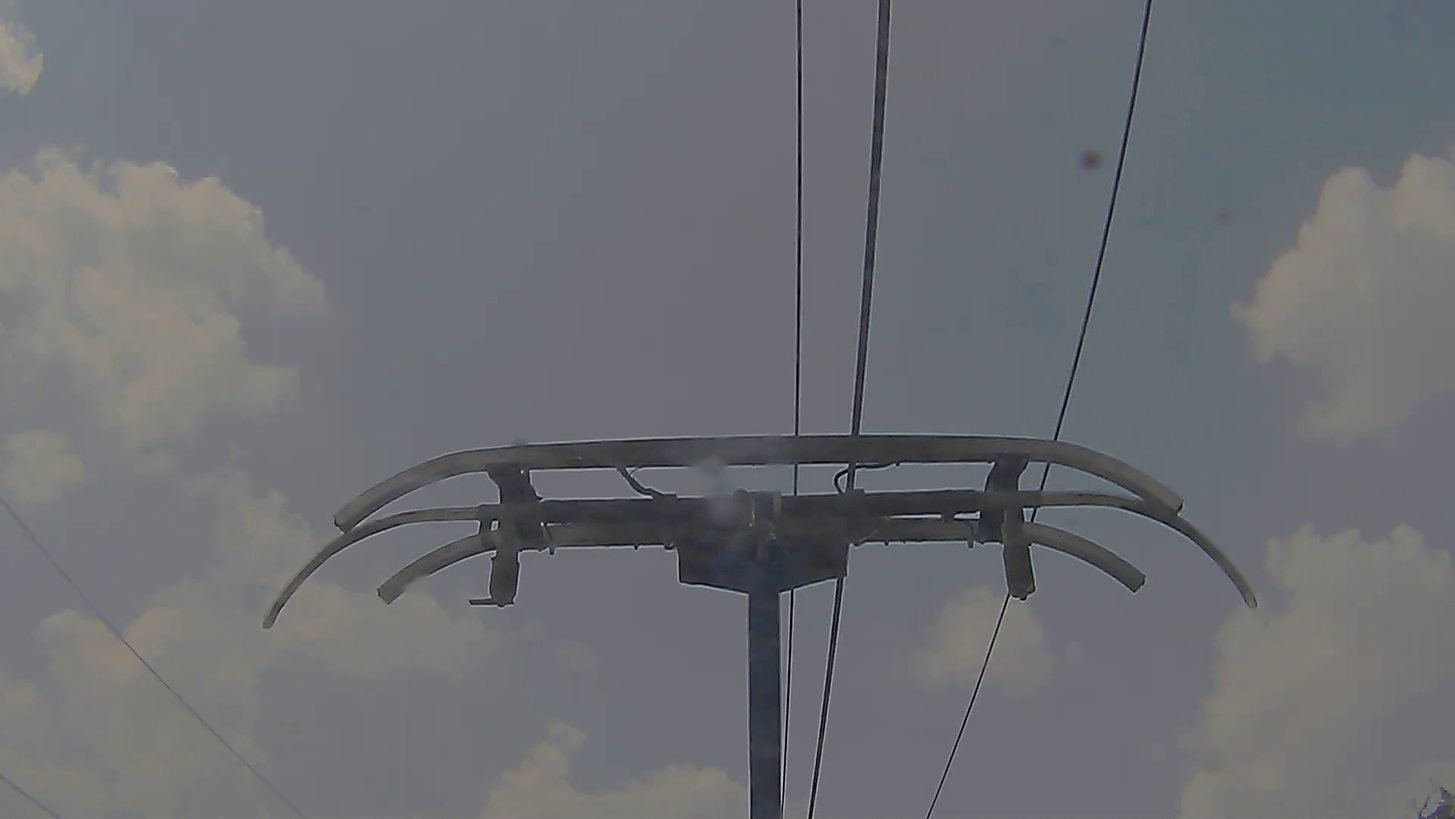
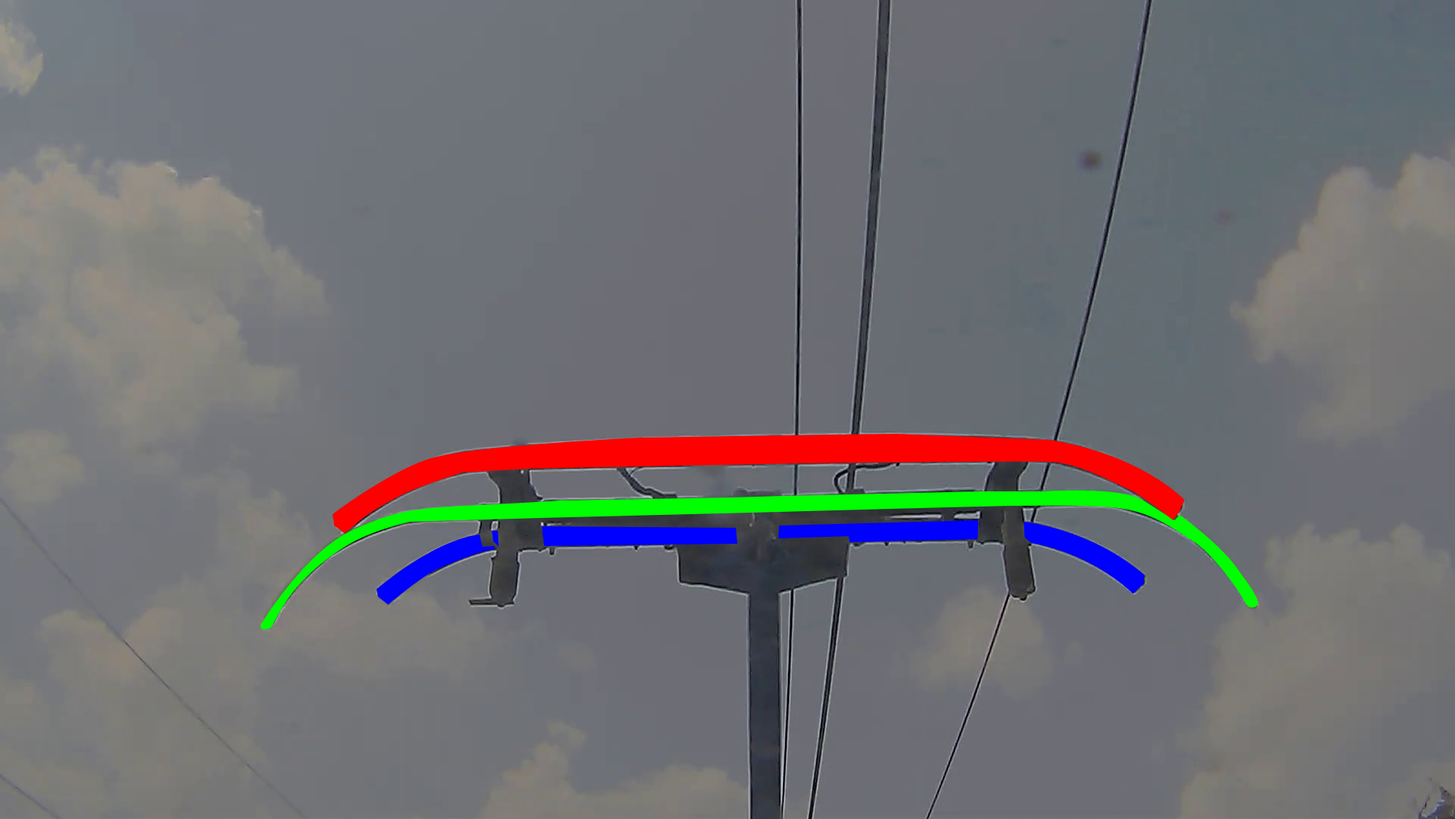
Layer changes from the first (1455, 819) image to the second:
showed "mask" (1st of 3, in "front_bar") over [332, 433, 1185, 533]
showed "mask" (2nd of 3, in "middle_bar") over [260, 489, 1259, 630]
showed "mask" (3rd of 3, in "rear_bar") over [376, 519, 1145, 605]
